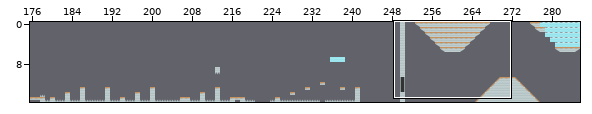
Two versions of a level (Tiled map (JSON), game-template-webpack/assets/tilemaps/back-on-track.json). Above, an overview of the earlier version with the close-up marked.
Close-up. First the earlier version:
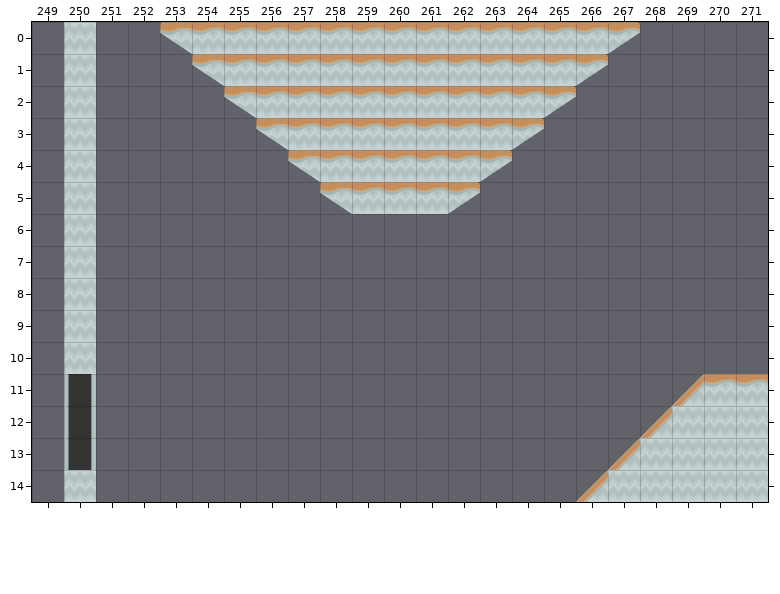
Cells are 64x64 px. Shown: x 249..271, y 0..14. The commit also changed other parts of the map, which this record leaves out.
The same view after the edit:
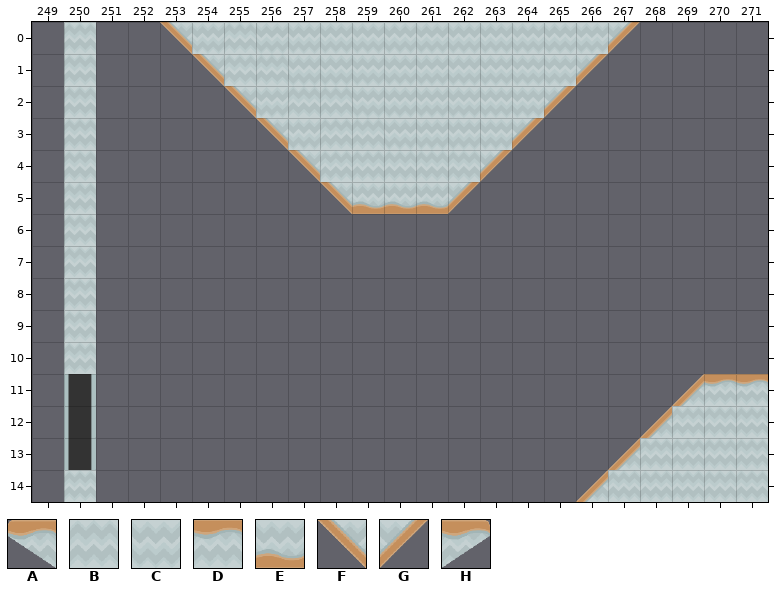
Key: from "levelTiles": A 2, B 26, C 26 flipped up-down, D 37, E 37 flipped up-down, F 61 flipped up-down, G 73 flipped up-down, H 181.
_ is an empty cell.
The edit:
{"where": "layer \"foregroundLayer\""}
{"y":0,"x":253,"old":"ADDDDDDDDDDDDDH","new":"FCBCCCCCCCCCCCG"}
{"y":1,"x":254,"old":"ADDDDDDDDDDDH","new":"FBBCCCCCCCCCG"}
{"y":2,"x":255,"old":"ADDDDDDDDDH","new":"FCBBCCCCCCG"}
{"y":3,"x":256,"old":"ADDDDDDDH","new":"FCBBCCCCG"}
{"y":4,"x":257,"old":"ADDDDDH","new":"FBBBBBG"}
{"y":5,"x":258,"old":"ADDDH","new":"FEEEG"}
{"label":"changed","picture_box":[160,22,640,214]}
